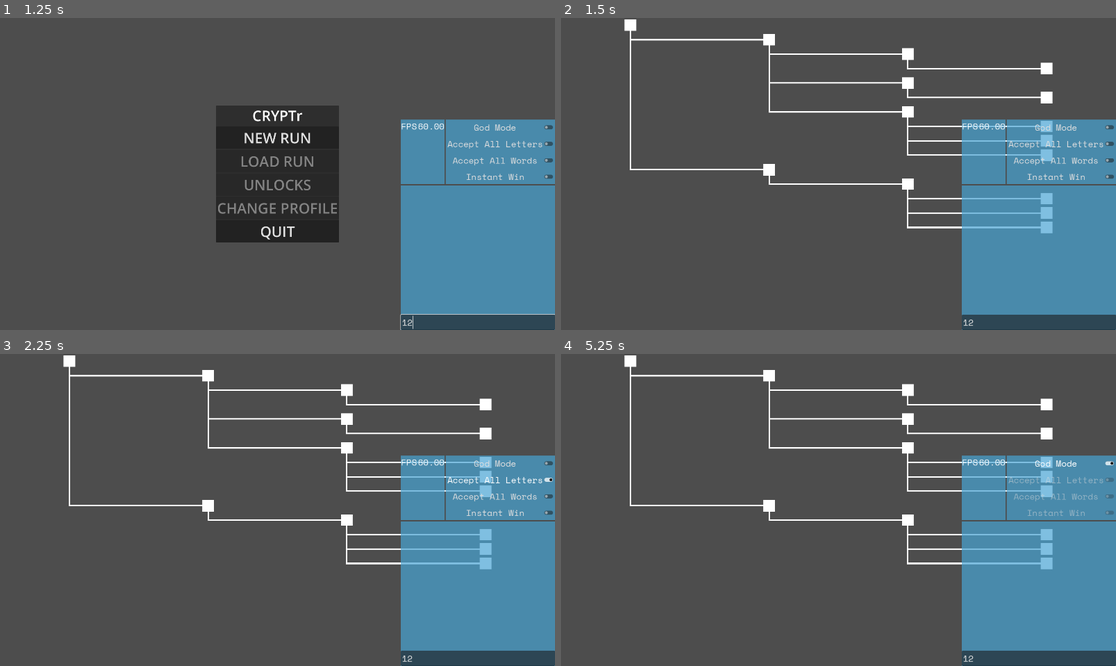
Above: before the commit, frames 1-4 (two rows, left to right).
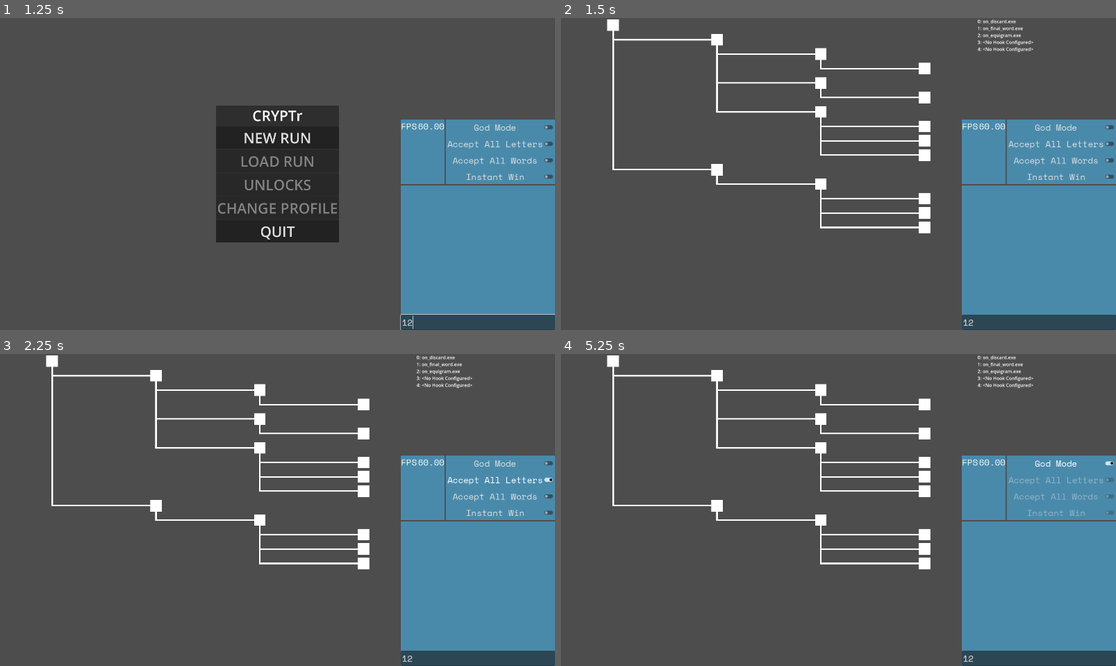
Above: after the commit, the same moments.

Repository: LucasMc17/CRYPTr
Game: Godot game, scene res://root.tscn
Two runs of this game, one before a commit and one after it. Both use one fixed random seed, a clock stepped at 60 frames per second and the inputs below.
Inputs (mouse positions are in pixels of both pictures, inside the frame that each line leads up to):
- Up to frame 1 (1.25 s): click (477, 323) at 0.52 s; type "12" at 0.6 s
- Up to frame 2 (1.5 s): click "NEW RUN" at 1.25 s
- Up to frame 3 (2.25 s): click "Accept All Letters" at 2 s
- Up to frame 4 (5.25 s): click "Accept All Letters" at 2.75 s; click "Accept All Words" at 3.5 s; click "Accept All Words" at 4.25 s; click "God Mode" at 5 s

Frame 1 is identical in both runs. In frame 2, 5.2% of the frame differs, in the area x 8-89%, y 0-70%; in frame 3, 5.2%; in frame 4, 5.2%.

Commit message:
makings of a slice of the pause menu for hook configuration

Diff:
--- a/globals/debug_node.gd
+++ b/globals/debug_node.gd
@@ -23,9 +23,9 @@
 ## Force a particular starter stack for testing purposes.
 @export var force_stack : StarterStack
 ## Force a collection of Hooks into starting inventory.
-@export var force_hooks : Array[Hook]
+@export var force_hooks : Array[Hook] = []
 ## Force a collection of Functions into starting inventory.
-@export var force_functions : Array[Function]
+@export var force_functions : Array[Function] = []
 
 @export_category("Logging")
 ## Degree of frequency of console logging.
--- a/globals/debug_node.tscn
+++ b/globals/debug_node.tscn
@@ -1,13 +1,11 @@
-[gd_scene load_steps=7 format=3 uid="uid://dr8n6ng13apt2"]
+[gd_scene load_steps=6 format=3 uid="uid://dr8n6ng13apt2"]
 
 [ext_resource type="Script" uid="uid://8utxeemfesmd" path="res://globals/debug_node.gd" id="1_pgr0f"]
 [ext_resource type="Script" uid="uid://dxctdton3xfcb" path="res://resources/subprocesses/hooks/hook.gd" id="2_wqi1e"]
 [ext_resource type="Resource" uid="uid://me33y24mpqf2" path="res://resources/subprocesses/hooks/hook_instances/on_discard.tres" id="3_wqi1e"]
 [ext_resource type="Resource" uid="uid://h2yoxgjrbwr" path="res://resources/subprocesses/hooks/hook_instances/on_final_word.tres" id="4_8tqhv"]
 [ext_resource type="Resource" uid="uid://dgfmjr24pnhx0" path="res://resources/subprocesses/hooks/hook_instances/on_equigram.tres" id="5_ec415"]
-[ext_resource type="Script" uid="uid://dukpgs8vyhfi7" path="res://resources/subprocesses/functions/function.gd" id="6_ec415"]
 
 [node name="DebugNode" type="Node"]
 script = ExtResource("1_pgr0f")
 force_hooks = Array[ExtResource("2_wqi1e")]([ExtResource("3_wqi1e"), ExtResource("4_8tqhv"), ExtResource("5_ec415")])
-force_functions = Array[ExtResource("6_ec415")]([null])
--- /dev/null
+++ b/scenes/screen_window.tscn
@@ -0,0 +1,3 @@
+[gd_scene format=3 uid="uid://bjepf3drbn4ws"]
+
+[node name="ScreenWindow" type="NinePatchRect"]
--- a/slices/run/pause/pause_screen.gd
+++ b/slices/run/pause/pause_screen.gd
@@ -8,3 +8,9 @@
 
 func _ready():
 	_pause_menu_switcher.transition(starting_menu)
+
+
+func setup(init_obj := {}) -> void:
+	if init_obj.has("menu_screen"):
+		starting_menu = init_obj.menu_screen
+	super(init_obj)
--- a/slices/run/pause/pause_screen.tscn
+++ b/slices/run/pause/pause_screen.tscn
@@ -1,9 +1,10 @@
-[gd_scene load_steps=5 format=3 uid="uid://dcrnr05jvfxc7"]
+[gd_scene load_steps=6 format=3 uid="uid://dcrnr05jvfxc7"]
 
 [ext_resource type="Script" uid="uid://dqgsbm0cflt0i" path="res://slices/run/pause/pause_screen.gd" id="1_vfrww"]
 [ext_resource type="Script" uid="uid://dgjbmlg6wlice" path="res://ui_states/ui_switcher.gd" id="2_di67i"]
 [ext_resource type="PackedScene" uid="uid://bbijp713lja3a" path="res://slices/run/pause/screens/pause_menu/pause_menu.tscn" id="3_vfrww"]
 [ext_resource type="PackedScene" uid="uid://ht6y2dr3y6ki" path="res://slices/run/pause/screens/stack_menu/stack_menu.tscn" id="4_egxy4"]
+[ext_resource type="PackedScene" uid="uid://bidj852l8qnd2" path="res://slices/run/pause/screens/hook_menu/hook_menu.tscn" id="5_p6p20"]
 
 [node name="PauseScreen" type="PanelContainer"]
 z_index = 100
@@ -42,6 +43,7 @@
 size_flags_vertical = 3
 script = ExtResource("2_di67i")
 _scenes = Dictionary[String, PackedScene]({
+"Hooks": ExtResource("5_p6p20"),
 "Menu": ExtResource("3_vfrww"),
 "Stack": ExtResource("4_egxy4")
 })
--- /dev/null
+++ b/slices/run/pause/screens/hook_menu/all_hooks.gd
@@ -0,0 +1,7 @@
+extends PanelContainer
+
+## Signal for passing selected Hook up to menu level.
+signal hook_selected(hook : Hook)
+
+func _on_hook_selected(hook : Hook):
+	hook_selected.emit(hook)
--- /dev/null
+++ b/slices/run/pause/screens/hook_menu/all_hooks.tscn
@@ -0,0 +1,40 @@
+[gd_scene load_steps=3 format=3 uid="uid://bytwpluge1jqn"]
+
+[ext_resource type="Script" uid="uid://dkw3yyu0csg3k" path="res://slices/run/pause/screens/hook_menu/all_hooks.gd" id="1_8ai4t"]
+[ext_resource type="PackedScene" uid="uid://3udo8dgiycyi" path="res://slices/run/pause/screens/hook_menu/hook_option.tscn" id="1_jc5d5"]
+
+[node name="AllHooks" type="PanelContainer"]
+anchors_preset = 15
+anchor_right = 1.0
+anchor_bottom = 1.0
+grow_horizontal = 2
+grow_vertical = 2
+script = ExtResource("1_8ai4t")
+
+[node name="VBoxContainer" type="VBoxContainer" parent="."]
+layout_mode = 2
+
+[node name="HookOption0" parent="VBoxContainer" instance=ExtResource("1_jc5d5")]
+layout_mode = 2
+
+[node name="HookOption1" parent="VBoxContainer" instance=ExtResource("1_jc5d5")]
+layout_mode = 2
+index = 1
+
+[node name="HookOption2" parent="VBoxContainer" instance=ExtResource("1_jc5d5")]
+layout_mode = 2
+index = 2
+
+[node name="HookOption3" parent="VBoxContainer" instance=ExtResource("1_jc5d5")]
+layout_mode = 2
+index = 3
+
+[node name="HookOption4" parent="VBoxContainer" instance=ExtResource("1_jc5d5")]
+layout_mode = 2
+index = 4
+
+[connection signal="hook_selected" from="VBoxContainer/HookOption0" to="." method="_on_hook_selected"]
+[connection signal="hook_selected" from="VBoxContainer/HookOption1" to="." method="_on_hook_selected"]
+[connection signal="hook_selected" from="VBoxContainer/HookOption2" to="." method="_on_hook_selected"]
+[connection signal="hook_selected" from="VBoxContainer/HookOption3" to="." method="_on_hook_selected"]
+[connection signal="hook_selected" from="VBoxContainer/HookOption4" to="." method="_on_hook_selected"]
--- /dev/null
+++ b/slices/run/pause/screens/hook_menu/hook_menu.gd
@@ -0,0 +1,19 @@
+extends Switchable
+
+## The currently selected hook.
+var _selected_hook : Hook:
+	set(val):
+		if val:
+			_hook_config_windows.visible = true
+		else:
+			_hook_config_windows.visible = false
+		_selected_hook = val
+
+@onready var _hook_config_windows := %HookConfigWindows
+@onready var _hook_text := %HookText
+
+func _on_hook_selected(hook : Hook):
+	_selected_hook = hook
+	_hook_text.hook = hook
+	_hook_text.allow_config = true
+	_hook_text.refresh_text()
--- /dev/null
+++ b/slices/run/pause/screens/hook_menu/hook_menu.tscn
@@ -0,0 +1,73 @@
+[gd_scene load_steps=4 format=3 uid="uid://bidj852l8qnd2"]
+
+[ext_resource type="Script" uid="uid://u1t41het351c" path="res://slices/run/pause/screens/hook_menu/hook_menu.gd" id="1_6gl6t"]
+[ext_resource type="PackedScene" uid="uid://bytwpluge1jqn" path="res://slices/run/pause/screens/hook_menu/all_hooks.tscn" id="2_vmlmu"]
+[ext_resource type="PackedScene" uid="uid://d1pc18ju0vh77" path="res://slices/run/player_status/hook_window/hook_text/hook_text.tscn" id="3_6gl6t"]
+
+[node name="HookMenu" type="Control"]
+layout_mode = 3
+anchors_preset = 15
+anchor_right = 1.0
+anchor_bottom = 1.0
+grow_horizontal = 2
+grow_vertical = 2
+script = ExtResource("1_6gl6t")
+metadata/_custom_type_script = "uid://di8k3ed6nq64j"
+
+[node name="HBoxContainer" type="HBoxContainer" parent="."]
+layout_mode = 1
+anchors_preset = 15
+anchor_right = 1.0
+anchor_bottom = 1.0
+grow_horizontal = 2
+grow_vertical = 2
+
+[node name="AllHooks" parent="HBoxContainer" instance=ExtResource("2_vmlmu")]
+layout_mode = 2
+size_flags_horizontal = 3
+size_flags_stretch_ratio = 0.33
+
+[node name="Control" type="Control" parent="HBoxContainer"]
+layout_mode = 2
+size_flags_horizontal = 3
+size_flags_stretch_ratio = 0.66
+
+[node name="NoneSelectedLabel" type="Label" parent="HBoxContainer/Control"]
+unique_name_in_owner = true
+layout_mode = 1
+anchors_preset = 8
+anchor_left = 0.5
+anchor_top = 0.5
+anchor_right = 0.5
+anchor_bottom = 0.5
+offset_left = -20.0
+offset_top = -11.5
+offset_right = 20.0
+offset_bottom = 11.5
+grow_horizontal = 2
+grow_vertical = 2
+text = "Click on a Hook to see its
+Active Functions"
+horizontal_alignment = 1
+
+[node name="HookConfigWindows" type="HBoxContainer" parent="HBoxContainer/Control"]
+unique_name_in_owner = true
+visible = false
+layout_mode = 1
+anchors_preset = 15
+anchor_right = 1.0
+anchor_bottom = 1.0
+grow_horizontal = 2
+grow_vertical = 2
+
+[node name="Control" type="Control" parent="HBoxContainer/Control/HookConfigWindows"]
+layout_mode = 2
+size_flags_horizontal = 3
+
+[node name="HookText" parent="HBoxContainer/Control/HookConfigWindows" instance=ExtResource("3_6gl6t")]
+unique_name_in_owner = true
+layout_mode = 2
+size_flags_horizontal = 3
+allow_config = true
+
+[connection signal="hook_selected" from="HBoxContainer/AllHooks" to="." method="_on_hook_selected"]
--- /dev/null
+++ b/slices/run/pause/screens/hook_menu/hook_option.gd
@@ -0,0 +1,31 @@
+extends Button
+
+## Signal indicating button was pressed and hook has been selected:
+signal hook_selected(hook : Hook)
+
+## The index of this Hook Preview within the list of Player hooks.
+@export var index := 0
+
+## The Hook the player selects by clicking this button.
+var _hook : Hook
+
+@onready var name_label := %NameLabel
+@onready var memory_label := %MemoryLabel
+
+func _ready():
+	if Player.hooks.size() > index:
+		_hook = Player.hooks[index]
+	else:
+		_hook = null
+	update_hook()
+
+
+func _pressed():
+	hook_selected.emit(_hook)
+
+
+## Update the text of the button as details of the Hook resource change.
+func update_hook():
+	if _hook:
+		name_label.text = _hook.hook_name
+		memory_label.text = str(_hook.memory_in_use) + ' / ' + str(_hook.memory_limit)
--- /dev/null
+++ b/slices/run/pause/screens/hook_menu/hook_option.tscn
@@ -0,0 +1,30 @@
+[gd_scene load_steps=2 format=3 uid="uid://3udo8dgiycyi"]
+
+[ext_resource type="Script" uid="uid://o1vprt2bb7a5" path="res://slices/run/pause/screens/hook_menu/hook_option.gd" id="1_vnw0f"]
+
+[node name="HookOption" type="Button"]
+custom_minimum_size = Vector2(0, 22)
+anchors_preset = 10
+anchor_right = 1.0
+offset_bottom = 8.0
+grow_horizontal = 2
+script = ExtResource("1_vnw0f")
+
+[node name="HBoxContainer" type="HBoxContainer" parent="."]
+layout_mode = 1
+anchors_preset = 15
+anchor_right = 1.0
+anchor_bottom = 1.0
+grow_horizontal = 2
+grow_vertical = 2
+
+[node name="NameLabel" type="Label" parent="HBoxContainer"]
+unique_name_in_owner = true
+layout_mode = 2
+size_flags_horizontal = 3
+text = "<No Hook Installed>"
+clip_text = true
+
+[node name="MemoryLabel" type="Label" parent="HBoxContainer"]
+unique_name_in_owner = true
+layout_mode = 2
--- a/slices/run/pause/screens/pause_menu/pause_menu.gd
+++ b/slices/run/pause/screens/pause_menu/pause_menu.gd
@@ -9,6 +9,10 @@
 	parent_switcher.transition("Stack")
 
 
+func _on_hooks_button_pressed():
+	parent_switcher.transition("Hooks")
+
+
 func _on_quit_button_pressed():
 	Events.emit_unpaused()
 	Events.emit_quit_to_menu()
--- a/slices/run/pause/screens/pause_menu/pause_menu.tscn
+++ b/slices/run/pause/screens/pause_menu/pause_menu.tscn
@@ -39,6 +39,13 @@
 theme_override_font_sizes/font_size = 33
 text = "STACK"
 
+[node name="HooksButton" type="Button" parent="HBoxContainer/VBoxContainer"]
+unique_name_in_owner = true
+layout_mode = 2
+size_flags_vertical = 3
+theme_override_font_sizes/font_size = 33
+text = "HOOKS"
+
 [node name="SettingsButton" type="Button" parent="HBoxContainer/VBoxContainer"]
 unique_name_in_owner = true
 layout_mode = 2
@@ -59,4 +66,5 @@
 
 [connection signal="pressed" from="HBoxContainer/VBoxContainer/ResumeButton" to="." method="_on_resume_button_pressed"]
 [connection signal="pressed" from="HBoxContainer/VBoxContainer/StackButton" to="." method="_on_stack_button_pressed"]
+[connection signal="pressed" from="HBoxContainer/VBoxContainer/HooksButton" to="." method="_on_hooks_button_pressed"]
 [connection signal="pressed" from="HBoxContainer/VBoxContainer/QuitButton" to="." method="_on_quit_button_pressed"]
--- /dev/null
+++ b/slices/run/player_status/hook_window/hook_preview.gd
@@ -0,0 +1,33 @@
+extends Control
+
+## The index of this Hook Preview within the list of Player hooks.
+@export var index := 0
+
+## The hook which this Preview represents. On change, the text of the label should update, and the HookText should refresh.
+var hook : Hook:
+	set(val):
+		if val and name_label:
+			name_label.text = val.hook_name
+		hook_text.hook = val
+		hook_text.refresh_text()
+		hook = val
+
+@onready var index_label = %Index
+@onready var name_label = %HookName
+@onready var hook_text = %HookText
+
+func _ready():
+	index_label.text = str(index) + ":"
+	if Player.hooks.size() > index:
+		hook = Player.hooks[index]
+	else:
+		hook = null
+
+
+func _on_h_box_container_mouse_entered():
+	if hook:
+		hook_text.visible = true
+
+
+func _on_h_box_container_mouse_exited():
+	hook_text.visible = false
--- /dev/null
+++ b/slices/run/player_status/hook_window/hook_preview.tscn
@@ -0,0 +1,50 @@
+[gd_scene load_steps=3 format=3 uid="uid://b34qeo48ejocj"]
+
+[ext_resource type="Script" uid="uid://d3wxvfepcekt8" path="res://slices/run/player_status/hook_window/hook_preview.gd" id="1_fojoa"]
+[ext_resource type="PackedScene" uid="uid://d1pc18ju0vh77" path="res://slices/run/player_status/hook_window/hook_text/hook_text.tscn" id="2_bimx1"]
+
+[node name="HookPreview" type="Control"]
+custom_minimum_size = Vector2(0, 20)
+layout_mode = 3
+anchors_preset = 14
+anchor_top = 0.5
+anchor_right = 1.0
+anchor_bottom = 0.5
+offset_top = -11.5
+offset_bottom = 11.5
+grow_horizontal = 2
+grow_vertical = 2
+script = ExtResource("1_fojoa")
+
+[node name="HBoxContainer" type="HBoxContainer" parent="."]
+layout_mode = 0
+offset_right = 194.0
+offset_bottom = 23.0
+
+[node name="Index" type="Label" parent="HBoxContainer"]
+unique_name_in_owner = true
+layout_mode = 2
+text = "0:"
+
+[node name="HookName" type="Label" parent="HBoxContainer"]
+unique_name_in_owner = true
+custom_minimum_size = Vector2(0, 23)
+layout_mode = 2
+size_flags_horizontal = 3
+text = "<No Hook Configured>"
+
+[node name="HookText" parent="." instance=ExtResource("2_bimx1")]
+unique_name_in_owner = true
+visible = false
+layout_mode = 1
+anchors_preset = -1
+anchor_left = 0.0
+anchor_right = 0.0
+offset_left = -166.0
+offset_top = 1.0
+offset_right = -1.0
+offset_bottom = 173.011
+grow_vertical = 1
+
+[connection signal="mouse_entered" from="HBoxContainer" to="." method="_on_h_box_container_mouse_entered"]
+[connection signal="mouse_exited" from="HBoxContainer" to="." method="_on_h_box_container_mouse_exited"]
--- /dev/null
+++ b/slices/run/player_status/hook_window/hook_text/hook_function_label.gd
@@ -0,0 +1,13 @@
+extends HBoxContainer
+
+## Whether or not the controls to move functions up and down in priority should be exposed to the player.
+var allow_config := false
+
+## The function within the hook which this label represents.
+@export var function : Function
+
+@onready var move_buttons = %MoveButtons
+
+func _ready():
+	if allow_config:
+		move_buttons.visible = true
--- /dev/null
+++ b/slices/run/player_status/hook_window/hook_text/hook_function_label.tscn
@@ -0,0 +1,25 @@
+[gd_scene load_steps=2 format=3 uid="uid://c2nsdchx12kle"]
+
+[ext_resource type="Script" uid="uid://v6jhxn284h4f" path="res://slices/run/player_status/hook_window/hook_text/hook_function_label.gd" id="1_80q4n"]
+
+[node name="HookFunctionLabel" type="HBoxContainer"]
+script = ExtResource("1_80q4n")
+
+[node name="Label" type="Label" parent="."]
+layout_mode = 2
+text = "    add_to_score(10)"
+
+[node name="MoveButtons" type="VBoxContainer" parent="."]
+unique_name_in_owner = true
+visible = false
+layout_mode = 2
+
+[node name="UpButton" type="Button" parent="MoveButtons"]
+layout_mode = 2
+theme_override_font_sizes/font_size = 8
+text = "/\\"
+
+[node name="DownButton" type="Button" parent="MoveButtons"]
+layout_mode = 2
+theme_override_font_sizes/font_size = 8
+text = "\\/"
--- /dev/null
+++ b/slices/run/player_status/hook_window/hook_text/hook_text.gd
@@ -0,0 +1,32 @@
+extends PanelContainer
+
+## Whether or not the config controls should be exposed to the player. Trickles down to all child hook_function_label scenes.
+@export var allow_config := false
+## The Hook this is the full text of.
+@export var hook : Hook
+
+## The Function Label scene for instantiation during refresh.
+var function_label_scene = preload('./hook_function_label.tscn')
+
+@onready var hook_name := %HookName
+@onready var no_func_label := %NoFuncLabel
+@onready var function_holder := %FunctionHolder
+
+## Refresh the text when the details of the Hook changes.
+func refresh_text() -> void:
+	no_func_label.visible = false
+	for child in function_holder.get_children():
+		child.queue_free()
+	if !hook:
+		hook_name.text = ""
+		return
+	else:
+		hook_name.text = hook.hook_name
+		if !hook.functions.is_empty():
+			for function in hook.functions:
+				var label = function_label_scene.instantiate()
+				label.hook = hook
+				label.allow_config = allow_config
+				function_holder.add_child(label)
+		else:
+			no_func_label.visible = true
--- /dev/null
+++ b/slices/run/player_status/hook_window/hook_text/hook_text.tscn
@@ -0,0 +1,50 @@
+[gd_scene load_steps=3 format=3 uid="uid://d1pc18ju0vh77"]
+
+[ext_resource type="PackedScene" uid="uid://c2nsdchx12kle" path="res://slices/run/player_status/hook_window/hook_text/hook_function_label.tscn" id="1_8w8eh"]
+[ext_resource type="Script" uid="uid://bs6n78u7kfr8" path="res://slices/run/player_status/hook_window/hook_text/hook_text.gd" id="1_lwpmu"]
+
+[node name="HookText" type="PanelContainer"]
+anchors_preset = 6
+anchor_left = 1.0
+anchor_top = 0.5
+anchor_right = 1.0
+anchor_bottom = 0.5
+offset_left = -165.0
+offset_top = -86.5
+offset_bottom = 86.5
+grow_horizontal = 0
+grow_vertical = 2
+script = ExtResource("1_lwpmu")
+
+[node name="VBoxContainer" type="VBoxContainer" parent="."]
+layout_mode = 2
+
+[node name="HookName" type="Label" parent="VBoxContainer"]
+unique_name_in_owner = true
+layout_mode = 2
+text = "Hook Name"
+horizontal_alignment = 1
+
+[node name="FunctionLabel" type="Label" parent="VBoxContainer"]
+layout_mode = 2
+text = "function () {"
+
+[node name="NoFuncLabel" type="Label" parent="VBoxContainer"]
+unique_name_in_owner = true
+visible = false
+layout_mode = 2
+text = "    // No Functions Configured"
+
+[node name="FunctionHolder" type="VBoxContainer" parent="VBoxContainer"]
+unique_name_in_owner = true
+layout_mode = 2
+
+[node name="HookFunctionLabel" parent="VBoxContainer/FunctionHolder" instance=ExtResource("1_8w8eh")]
+layout_mode = 2
+
+[node name="HookFunctionLabel2" parent="VBoxContainer/FunctionHolder" instance=ExtResource("1_8w8eh")]
+layout_mode = 2
+
+[node name="ClosingBracket" type="Label" parent="VBoxContainer"]
+layout_mode = 2
+text = "}"
--- /dev/null
+++ b/slices/run/player_status/hook_window/hook_window.gd
@@ -0,0 +1,5 @@
+extends Control
+
+func _gui_input(event):
+	if event is InputEventMouseButton and event.button_index == MOUSE_BUTTON_LEFT and event.pressed:
+		Events.emit_paused("Hooks")
--- /dev/null
+++ b/slices/run/player_status/hook_window/hook_window.tscn
@@ -0,0 +1,47 @@
+[gd_scene load_steps=4 format=3 uid="uid://behxboi5x3aem"]
+
+[ext_resource type="Script" uid="uid://r213imqvc6m1" path="res://slices/run/player_status/hook_window/hook_window.gd" id="1_ftf2v"]
+[ext_resource type="PackedScene" uid="uid://bjepf3drbn4ws" path="res://scenes/screen_window.tscn" id="1_vu4gu"]
+[ext_resource type="PackedScene" uid="uid://b34qeo48ejocj" path="res://slices/run/player_status/hook_window/hook_preview.tscn" id="2_yi4vv"]
+
+[node name="HookWindow" type="Control"]
+custom_minimum_size = Vector2(0, 145)
+layout_mode = 3
+anchors_preset = 15
+anchor_right = 1.0
+anchor_bottom = 1.0
+grow_horizontal = 2
+grow_vertical = 2
+script = ExtResource("1_ftf2v")
+
+[node name="ScreenWindow" parent="." instance=ExtResource("1_vu4gu")]
+layout_mode = 1
+anchors_preset = 15
+anchor_right = 1.0
+anchor_bottom = 1.0
+grow_horizontal = 2
+grow_vertical = 2
+
+[node name="VBoxContainer" type="VBoxContainer" parent="ScreenWindow"]
+layout_mode = 0
+offset_right = 40.0
+offset_bottom = 40.0
+
+[node name="HookPreview0" parent="ScreenWindow/VBoxContainer" instance=ExtResource("2_yi4vv")]
+layout_mode = 2
+
+[node name="HookPreview1" parent="ScreenWindow/VBoxContainer" instance=ExtResource("2_yi4vv")]
+layout_mode = 2
+index = 1
+
+[node name="HookPreview2" parent="ScreenWindow/VBoxContainer" instance=ExtResource("2_yi4vv")]
+layout_mode = 2
+index = 2
+
+[node name="HookPreview3" parent="ScreenWindow/VBoxContainer" instance=ExtResource("2_yi4vv")]
+layout_mode = 2
+index = 3
+
+[node name="HookPreview4" parent="ScreenWindow/VBoxContainer" instance=ExtResource("2_yi4vv")]
+layout_mode = 2
+index = 4
--- /dev/null
+++ b/slices/run/player_status/player_status_window.tscn
@@ -0,0 +1,15 @@
+[gd_scene load_steps=2 format=3 uid="uid://dpvshbd8guiuu"]
+
+[ext_resource type="PackedScene" uid="uid://behxboi5x3aem" path="res://slices/run/player_status/hook_window/hook_window.tscn" id="1_xyagf"]
+
+[node name="PlayerStatusWindow" type="VBoxContainer"]
+anchors_preset = 15
+anchor_right = 1.0
+anchor_bottom = 1.0
+grow_horizontal = 2
+grow_vertical = 2
+size_flags_horizontal = 3
+size_flags_stretch_ratio = 0.25
+
+[node name="HookWindow" parent="." instance=ExtResource("1_xyagf")]
+layout_mode = 2
--- a/slices/run/run_screen.gd
+++ b/slices/run/run_screen.gd
@@ -47,10 +47,12 @@
 
 func setup(init_obj := {}) -> void:
 	super(init_obj)
-	# for hook in DebugNode.force_hooks:
-	# 	Player.hooks.append(hook.duplicate())
-	# for function in DebugNode.force_functions:
-	# 	Player.functions.append(function.duplicate())
+	for hook in DebugNode.force_hooks:
+		Player.hooks.append(hook.duplicate())
+	DebugNode.force_hooks.clear()
+	for function in DebugNode.force_functions:
+		Player.functions.append(function.duplicate())
+	DebugNode.force_functions.clear()
 	if DebugNode.force_stack:
 		Player.initialize_stack(DebugNode.force_stack)
 	else:
--- a/slices/run/run_screen.tscn
+++ b/slices/run/run_screen.tscn
@@ -1,8 +1,9 @@
-[gd_scene load_steps=6 format=3 uid="uid://b3ennndecf56b"]
+[gd_scene load_steps=7 format=3 uid="uid://b3ennndecf56b"]
 
 [ext_resource type="Script" uid="uid://en1uhxivcuk7" path="res://slices/run/run_screen.gd" id="1_lcpi4"]
 [ext_resource type="PackedScene" uid="uid://hsul0q167iju" path="res://slices/run/states/encounter/encounter.tscn" id="4_lcpi4"]
 [ext_resource type="PackedScene" uid="uid://d3pg22dsctbb0" path="res://slices/run/states/map/map.tscn" id="4_o8dxk"]
+[ext_resource type="PackedScene" uid="uid://dpvshbd8guiuu" path="res://slices/run/player_status/player_status_window.tscn" id="5_52nl0"]
 [ext_resource type="PackedScene" uid="uid://dcrnr05jvfxc7" path="res://slices/run/pause/pause_screen.tscn" id="5_jpi1y"]
 [ext_resource type="Script" uid="uid://dgjbmlg6wlice" path="res://ui_states/ui_switcher.gd" id="5_o8dxk"]
 
@@ -16,15 +17,20 @@
 grow_vertical = 2
 script = ExtResource("1_lcpi4")
 
-[node name="RunSwitcher" type="Control" parent="."]
-unique_name_in_owner = true
-process_mode = 1
+[node name="HBoxContainer" type="HBoxContainer" parent="."]
 layout_mode = 1
 anchors_preset = 15
 anchor_right = 1.0
 anchor_bottom = 1.0
 grow_horizontal = 2
 grow_vertical = 2
+
+[node name="RunSwitcher" type="Control" parent="HBoxContainer"]
+unique_name_in_owner = true
+process_mode = 1
+layout_mode = 2
+size_flags_horizontal = 3
+size_flags_stretch_ratio = 0.75
 script = ExtResource("5_o8dxk")
 _scenes = Dictionary[String, PackedScene]({
 "Encounter": ExtResource("4_lcpi4"),
@@ -32,6 +38,9 @@
 })
 current_scene = &"Map"
 metadata/_custom_type_script = "uid://dgjbmlg6wlice"
+
+[node name="PlayerStatusWindow" parent="HBoxContainer" instance=ExtResource("5_52nl0")]
+layout_mode = 2
 
 [node name="PauseSwitcher" type="Control" parent="."]
 unique_name_in_owner = true
--- a/slices/run/states/encounter/encounter.gd
+++ b/slices/run/states/encounter/encounter.gd
@@ -30,13 +30,16 @@
 
 	_discards = Player.discards
 	if "--debug-encounter" in OS.get_cmdline_args():
+		# TODO: Refactor the encounter debug to force the encounter slice of the run screen
 		DebugNode.print_n('ENCOUNTER accessed directly')
 		var debug_encounter = EncounterRes.new("MATCH", 0, null, 0, 0, 0)
 		encounter = debug_encounter
 		for hook in DebugNode.force_hooks:
 			Player.hooks.append(hook.duplicate())
+		DebugNode.force_hooks.clear()
 		for function in DebugNode.force_functions:
 			Player.functions.append(function.duplicate())
+		DebugNode.force_functions.clear()
 		if DebugNode.force_stack:
 			Player.initialize_stack(DebugNode.force_stack)
 			DebugNode.print_n('Initializing FORCED stack from Debug Node')
Not shown, added: slices/run/pause/screens/hook_menu/all_hooks.gd.uid
Not shown, added: slices/run/pause/screens/hook_menu/hook_menu.gd.uid
Not shown, added: slices/run/pause/screens/hook_menu/hook_option.gd.uid
Not shown, added: slices/run/player_status/hook_window/hook_preview.gd.uid
Not shown, added: slices/run/player_status/hook_window/hook_text/hook_function_label.gd.uid
Not shown, added: slices/run/player_status/hook_window/hook_text/hook_text.gd.uid
Not shown, added: slices/run/player_status/hook_window/hook_window.gd.uid
